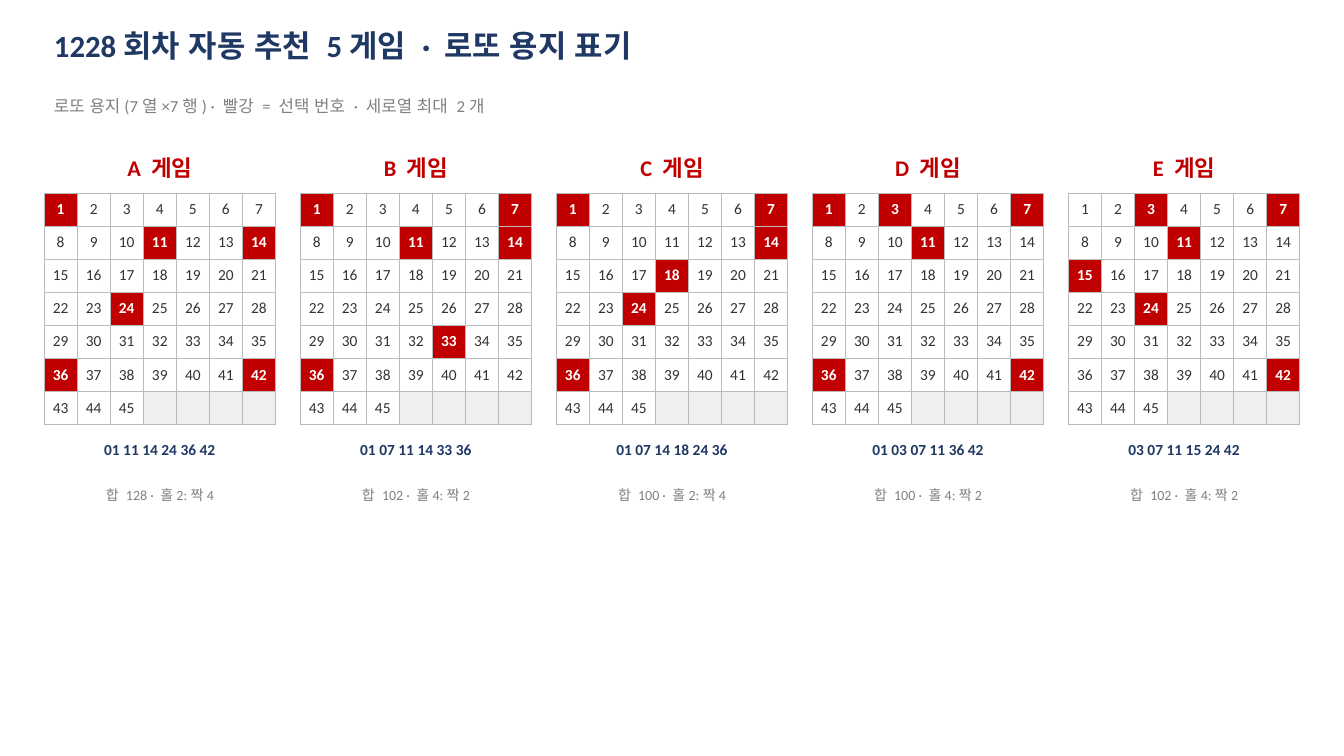
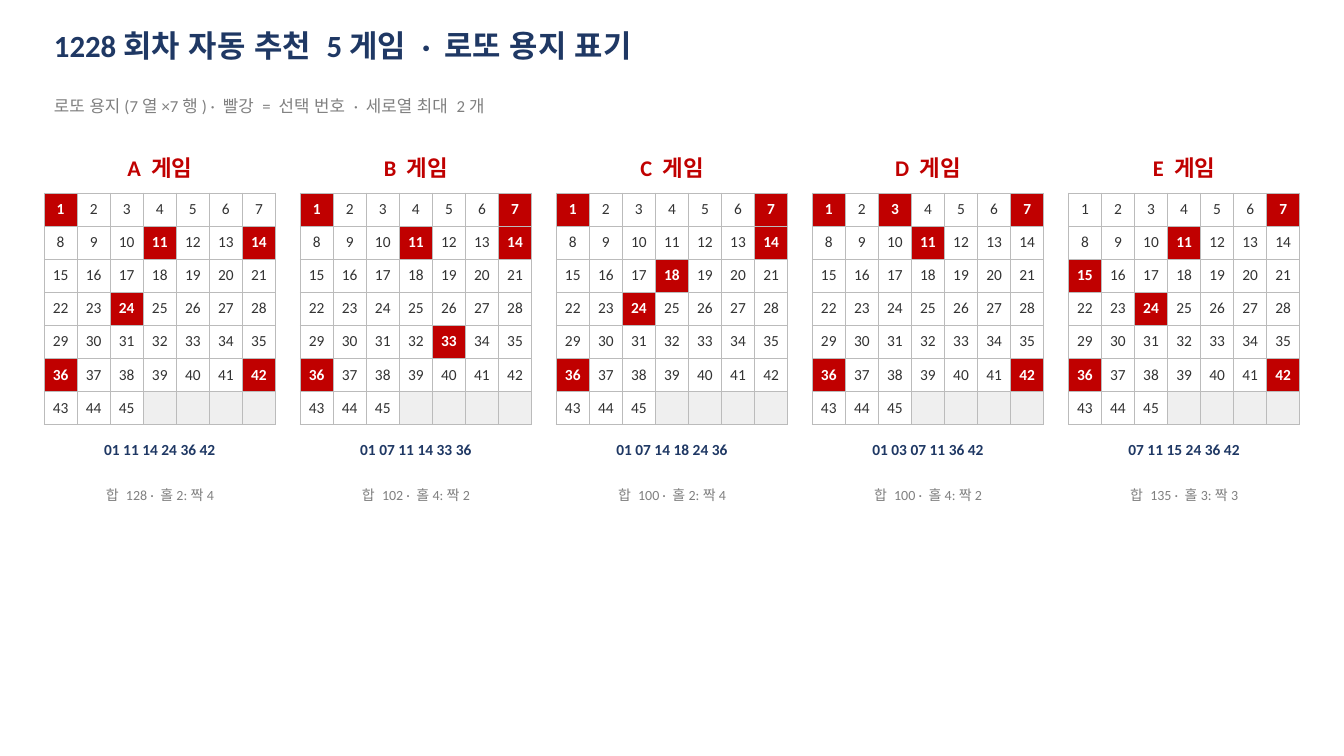
Before and after one commit to gaiger777/mskim, a slide deck: slide 5 of 로또_1228회차_분석리포트.pptx. Drawn at 1344x756 pixels with LibreOffice and Linux fonts; fonts in the diff are those of the drawing. Boxes give left, top, right and bottom in pixels: in the first picture for what was removed or moved away, otherwise in the second. Text is boxed around its words. In the diff, an @@ line names an element or a change of style, - is before the commit and + after.

```diff
--- a/로또_1228회차_분석리포트.pptx
+++ b/로또_1228회차_분석리포트.pptx
@@ table at (1069, 193, 1302, 424) @@
@@ fill #C00000 to #FFFFFF in row 1, column 3 @@
@@ fill #FFFFFF to #C00000 in row 6, column 1 @@
@@ text colour #FFFFFF to #333333, bold off in "3" @@
@@ text colour #333333 to #FFFFFF, bold on in "36" @@
@@ text at (1128, 444, 1240, 455): text changed @@
-03 07 11 15 24 42
+07 11 15 24 36 42
@@ text at (1130, 488, 1238, 501): text changed @@
-합 102 · 홀4:짝2
+합 135 · 홀3:짝3
```
Also in this commit, not shown: 2 other slides changed, 2 other files.
